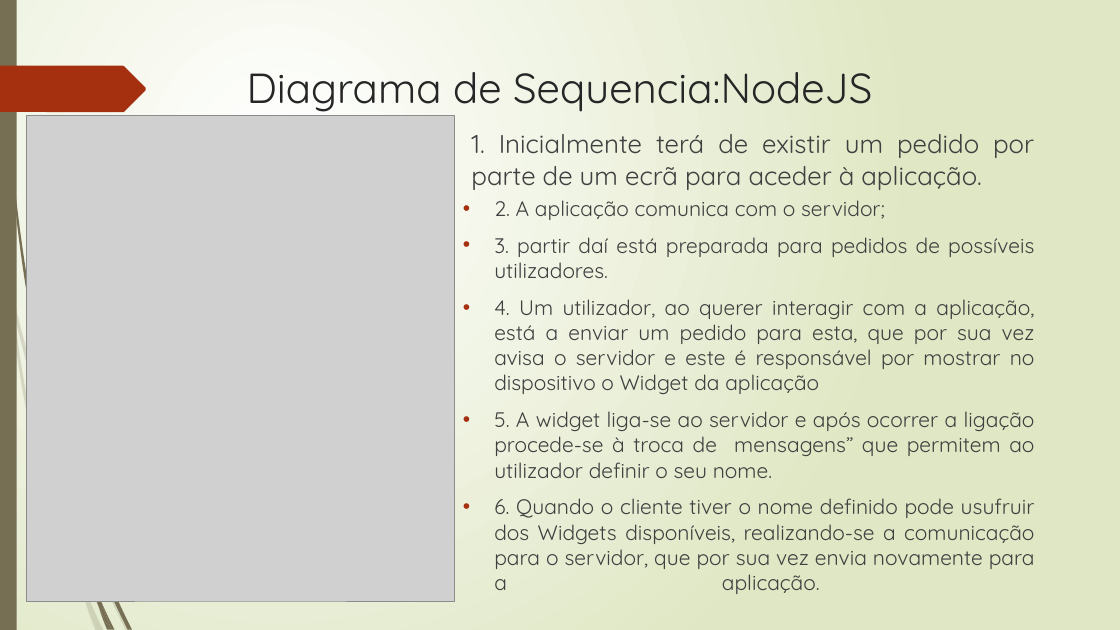
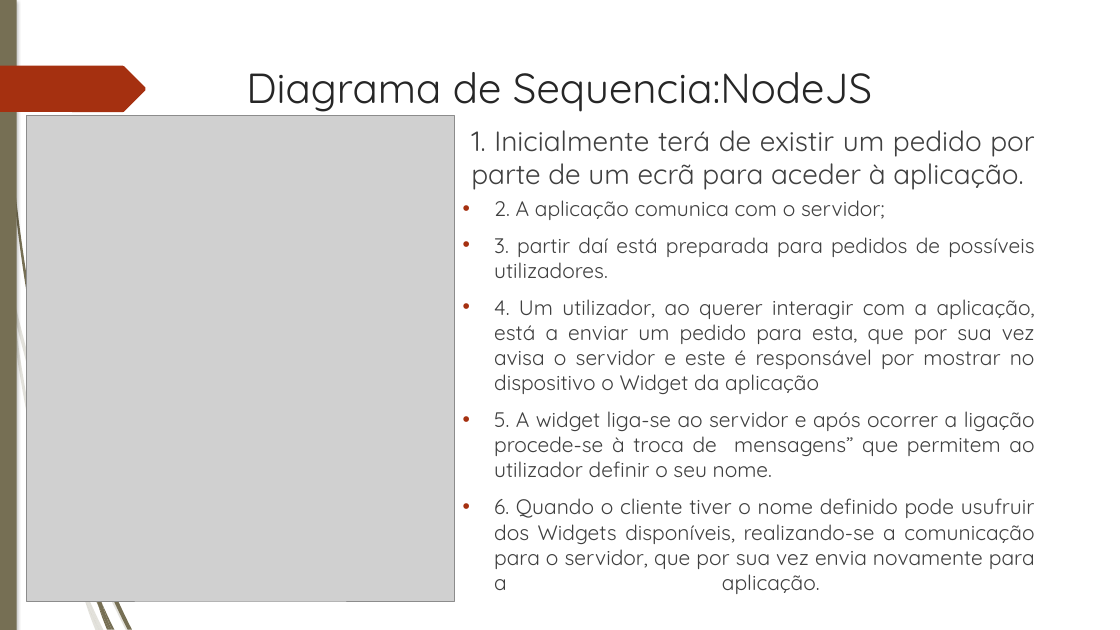
Before and after one commit to josemdfjunior/PLP, a slide deck: slide 14 of Atividade09/PLP_Atividade_09__Max.pptx. Drawn at 1120x630 pixels with LibreOffice and Linux fonts; fonts in the diff are those of the drawing; grey boxes stand for pictures. Boxes give left, top, right and bottom in pixels: in the first picture for what was removed or moved away, otherwise in the second. Text is boxed around its words. In the diff, an @@ line names an element or a change of style, - is before the commit and + after.

```diff
--- a/Atividade09/PLP_Atividade_09__Max.pptx
+++ b/Atividade09/PLP_Atividade_09__Max.pptx
@@ background gradient #FFFFFF to #DFE8C4 to #FFFFFF @@
@@ rectangle at (x1=0, y1=0, x2=17, y2=630): shadow on @@
@@ outline redrawn in 8 elements at (x1=12, y1=290, x2=71, y2=503), (x1=74, y1=501, x2=130, y2=630), (x1=9, y1=294, x2=85, y2=600), (x1=78, y1=574, x2=100, y2=630), (x1=3, y1=0, x2=48, y2=404), (x1=92, y1=539, x2=132, y2=629), (x1=89, y1=542, x2=102, y2=604), (x1=0, y1=66, x2=146, y2=112) @@
@@ text "1. Inicialmente terá de existir ..." at (x1=471, y1=130, x2=1034, y2=190): size 22.2 to 24 pt @@
@@ text "2. A aplicação comunica com ..." at (x1=494, y1=200, x2=1035, y2=594): indent changed @@
```
Also in this commit, not shown: 14 other slides changed.
